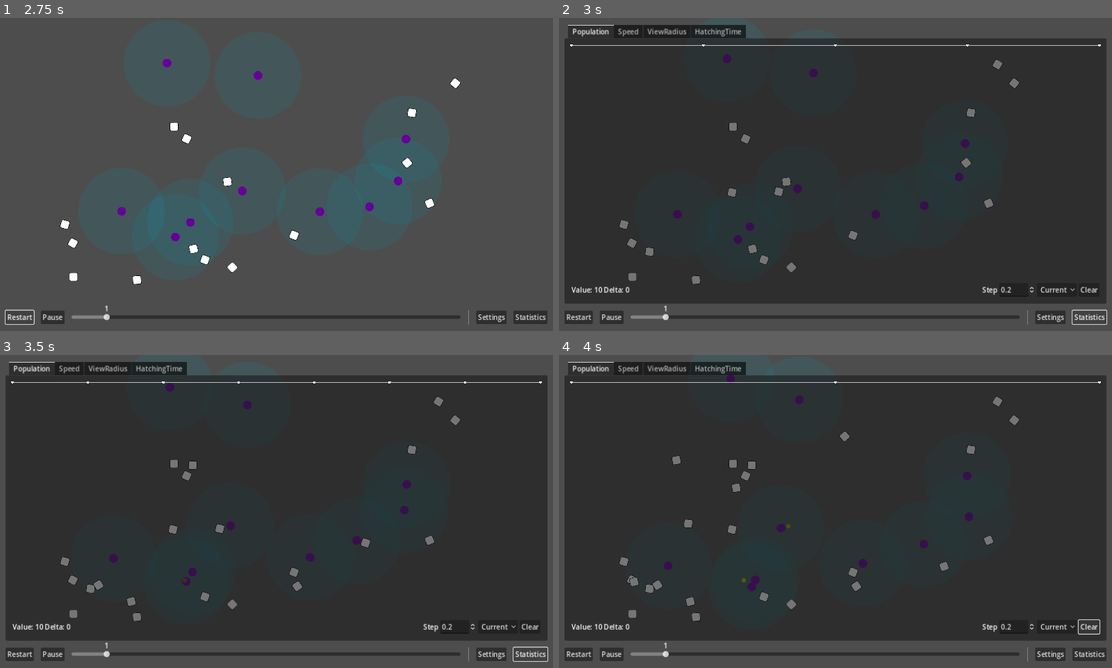
Above: before the commit, frames 1-4 (two rows, left to right).
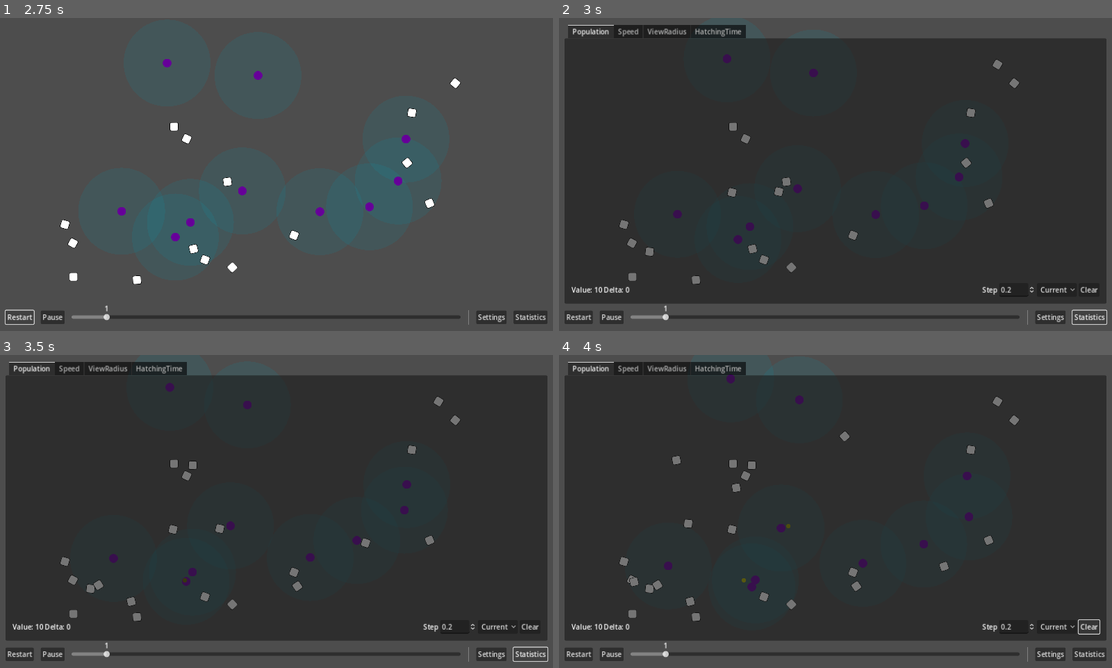
Above: after the commit, the same moments.

Repository: wivest/Natural-Selection
Game: Godot game, scene res://main.tscn
Same seed, same stepped clock (60 frames per second), same inputs: the game is played once before the commit and once after it.
Inputs:
- Up to frame 1 (2.75 s): click "Restart" at 0.5 s; click "Restart" at 1.25 s; click "Restart" at 2 s
- Up to frame 2 (3 s): click "Statistics" at 2.75 s
- Up to frame 3 (3.5 s): no input
- Up to frame 4 (4 s): click "Clear" at 3.5 s

Frame 1 is identical in both runs. In frame 2, 0.2% of the frame differs, in the area x 2-98%, y 8-10%; in frame 3, 0.2%; in frame 4, 0.2%.
Error after the commit: Invalid access to property or key 'value' on a base object of type 'Nil'. (res://ui/tabs/statistics/chart/chart.gd:21)

Commit message:
style: shorten variable names

Diff:
--- a/ui/tabs/statistics/chart/chart.gd
+++ b/ui/tabs/statistics/chart/chart.gd
@@ -18,11 +18,11 @@
 		return Time.get_ticks_msec() / 1000.0
 
 func _ready():
-	view_modes[1].time_step = parameters.step_spinbox.value
+	view_modes[1].time_step = parameters.step.value
 
-	parameters.step_spinbox.value_changed.connect(func(v: float): view_modes[1].time_step=v; queue_redraw())
-	parameters.view_mode_optionbutton.item_selected.connect(func(i: int): view_mode=view_modes[i];queue_redraw())
-	parameters.clear_button.pressed.connect(clear_nodes)
+	parameters.step.value_changed.connect(func(v: float): view_modes[1].time_step=v; queue_redraw())
+	parameters.view_mode.item_selected.connect(func(i: int): view_mode=view_modes[i];queue_redraw())
+	parameters.clear.pressed.connect(clear_nodes)
 	parameters.timer.timeout.connect(record_node)
 
 func _process(_delta):
@@ -60,7 +60,7 @@
 	var previous_time = _time
 	if data.nodes.size() > 0:
 		previous_time = data.nodes[- 1].x
-	var node_time: float = previous_time + parameters.step_spinbox.value
+	var node_time: float = previous_time + parameters.step.value
 	data.nodes.append(Vector2(node_time, parameters.getter.get_value()))
 
 	queue_redraw()
--- a/ui/tabs/statistics/chart/parameters.gd
+++ b/ui/tabs/statistics/chart/parameters.gd
@@ -4,9 +4,9 @@
 @export var getter: Getter
 @export var padding: int = 2
 
-@export var step_spinbox: SpinBox
-@export var view_mode_optionbutton: OptionButton
-@export var clear_button: Button
+@export var step: SpinBox
+@export var view_mode: OptionButton
+@export var clear: Button
 @export var timer: TimerLow
 
 @onready var counter: Counter = $Counter
@@ -14,6 +14,6 @@
 func _ready():
 	counter.getter = getter
 	counter.padding = padding
-	timer.wait_time = step_spinbox.value
+	timer.wait_time = step.value
 
-	step_spinbox.value_changed.connect(func(v: float): timer.wait_time=v)
+	step.value_changed.connect(func(v: float): timer.wait_time=v)
